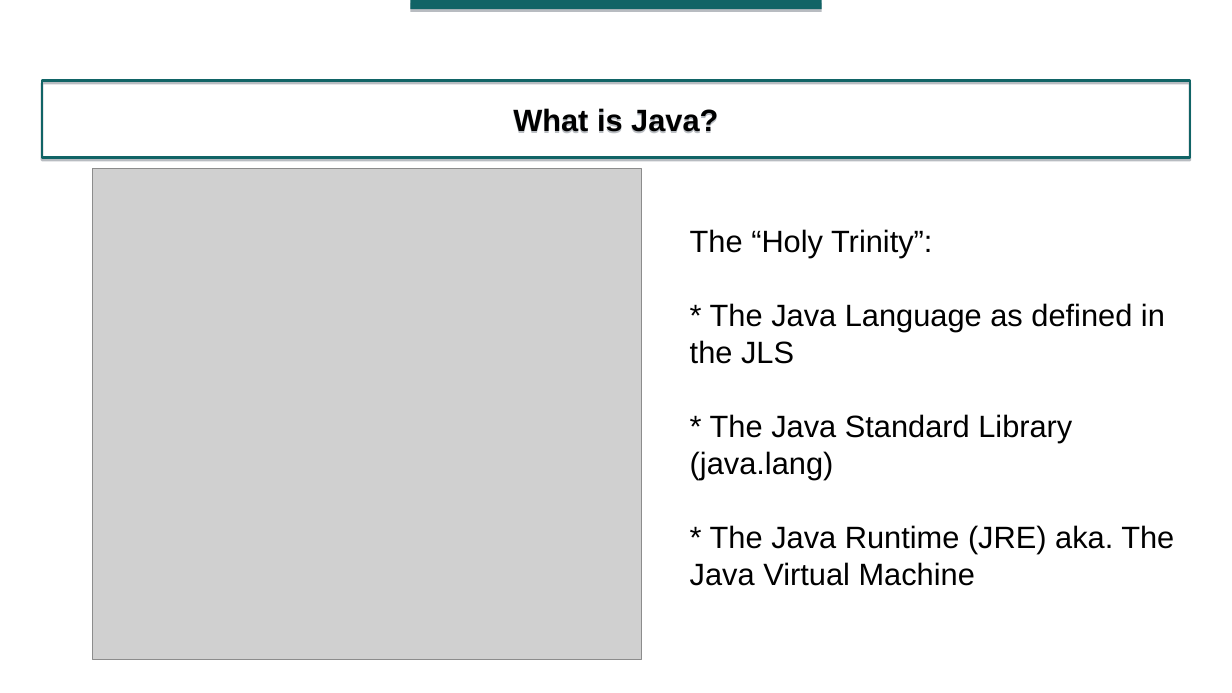
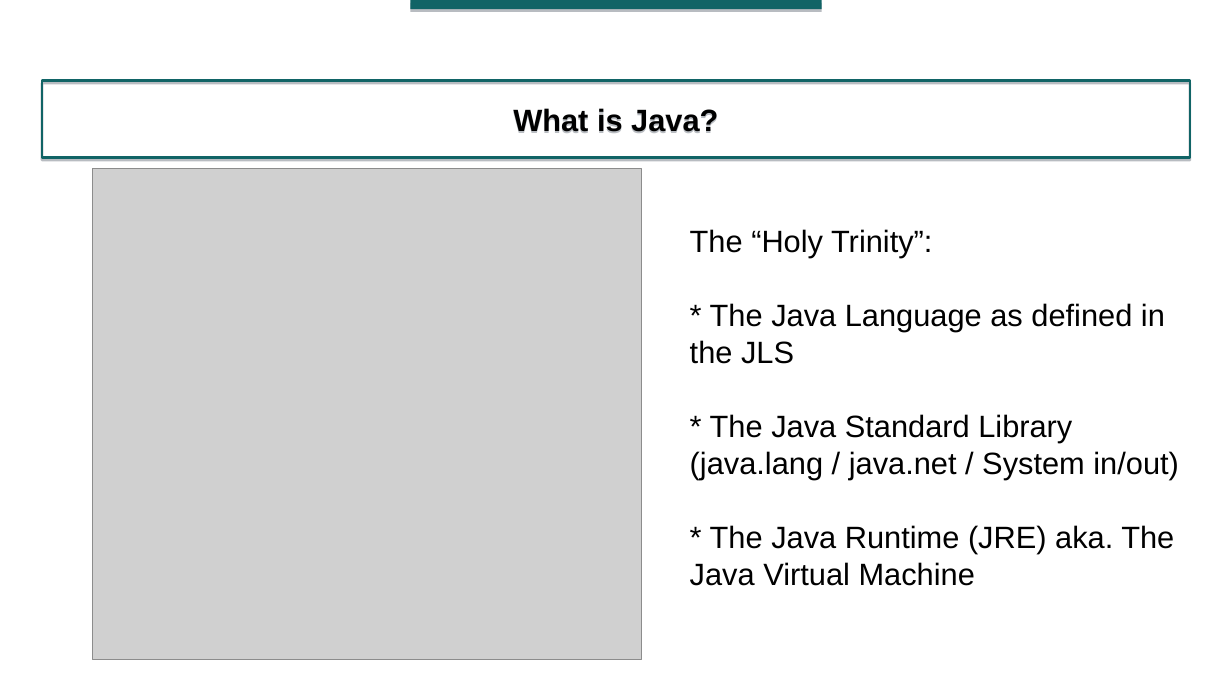
Before and after one commit to roskenet/spring-stuff, a slide deck: slide 3 of JavaKotlinSpring.odp. Drawn at 1232x693 pixels with LibreOffice and Linux fonts; fonts in the diff are those of the drawing; grey boxes stand for pictures. Boxes give left, top, right and bottom in pixels: in the first picture for what was removed or moved away, otherwise in the second. Text is boxed around its words. In the diff, an @@ line names an element or a change of style, - is before the commit and + after.

```diff
--- a/JavaKotlinSpring.odp
+++ b/JavaKotlinSpring.odp
@@ text at [690, 303, 1179, 479]: text changed @@
-* The Java Language as defined in the JLS
-* The Java Standard Library (java.lang)
+* The Java Language as defined in the JLS
+* The Java Standard Library (java.lang / java.net / System in/out)
```
Also in this commit, not shown: 2 other slides changed, 1 slide added.
